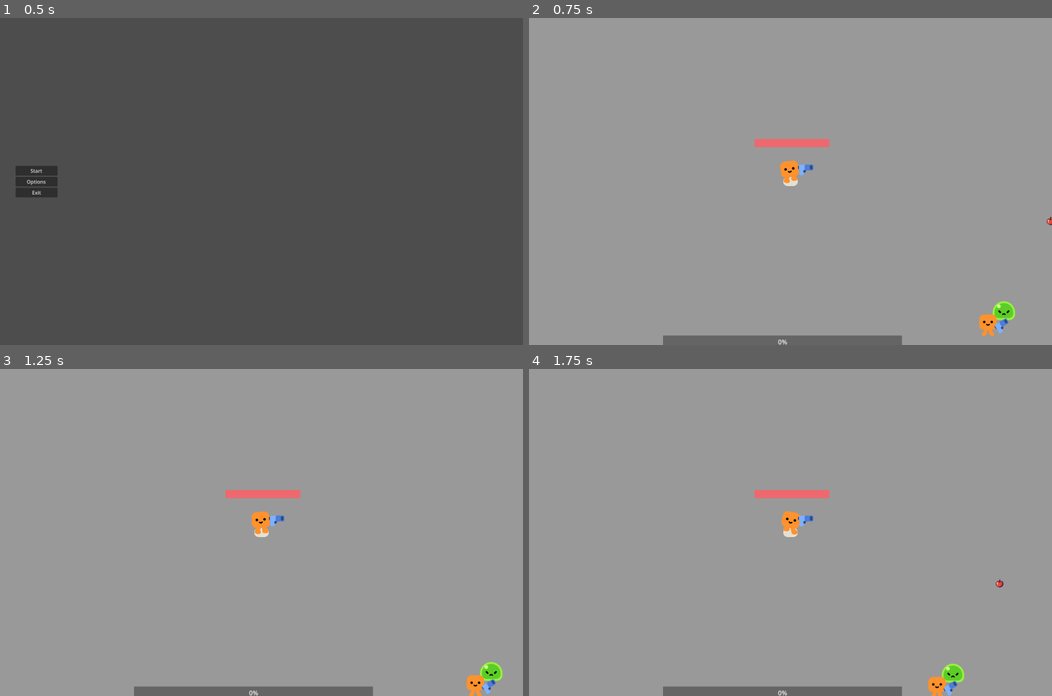
Above: before the commit, frames 1-4 (two rows, left to right).
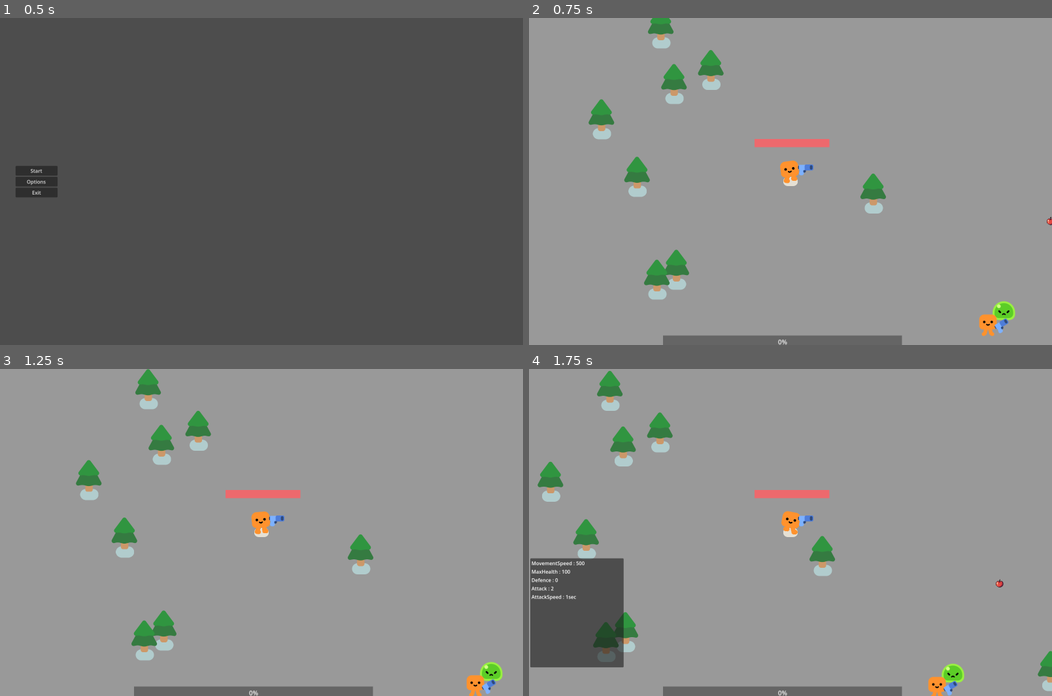
Above: after the commit, the same moments.

Repository: Kuui22/Godot_test
Game: Godot game, scene res://menus/mainmenu.tscn
Same seed, same stepped clock (60 frames per second), same inputs: the game is played once before the commit and once after it.
Inputs (mouse positions are in pixels of both pictures, inside the frame that each line leads up to):
- Up to frame 1 (0.5 s): no input
- Up to frame 2 (0.75 s): click "Start" at 0.5 s
- Up to frame 3 (1.25 s): no input
- Up to frame 4 (1.75 s): move the mouse to (905, 516) at 1.27 s; hold D (move_right) from 1.28 s (still down); tap C (characterstats) at 1.35 s; click (905, 516) at 1.42 s

Frame 1 is identical in both runs. In frame 2, 2.9% of the frame differs, in the area x 11-69%, y 0-87%; in frame 3, 3.0%; in frame 4, 8.5%, in the area x 0-100%, y 0-99%.
Error before the commit: Parse Error: Could not find base class "BTAction". (res://ai/tasks/random_position.gd:1)

Commit message:
dio merda
fanculo limbo ai

Diff:
--- /dev/null
+++ b/2d-project-start/ai/tasks/find_target.gd
@@ -0,0 +1,27 @@
+extends BTAction
+
+@export var group:StringName
+@export var target_var:StringName = &"target"
+
+#var target = get_player_node(group)
+
+
+
+func _tick(_delta):
+	'''
+	if group == "mobs":
+		target = get_enemy_node()
+	elif group == "player":
+		target = get_player_node()
+	'''
+
+	#blackboard.set_var(target_var, target)
+	return SUCCESS
+
+
+func get_player_node():
+	var nodes:Array[Node] = agent.get_tree().get_nodes_in_group(group)
+	return nodes[0]
+
+func get_enemy_node():
+	pass
--- a/2d-project-start/ai/trees/slime.tres
+++ b/2d-project-start/ai/trees/slime.tres
@@ -1,12 +1,19 @@
-[gd_resource type="BehaviorTree" load_steps=10 format=3 uid="uid://c6lrg7ysnldsd"]
+[gd_resource type="BehaviorTree" load_steps=14 format=3 uid="uid://c6lrg7ysnldsd"]
 
 [ext_resource type="Script" path="res://ai/tasks/random_position.gd" id="1_pwej3"]
 [ext_resource type="Script" path="res://ai/tasks/move_to_position.gd" id="2_k3kri"]
 
 [sub_resource type="BlackboardPlan" id="BlackboardPlan_x3i2o"]
 
-[sub_resource type="BTConsolePrint" id="BTConsolePrint_nhwne"]
-text = "RandomMoveSequence"
+[sub_resource type="BBVariant" id="BBVariant_uiujy"]
+type = 1
+saved_value = false
+resource_name = "false"
+
+[sub_resource type="BTCheckAgentProperty" id="BTCheckAgentProperty_t2wi7"]
+property = &"has_target"
+check_type = 2
+value = SubResource("BBVariant_uiujy")
 
 [sub_resource type="BTAction" id="BTAction_nh40a"]
 script = ExtResource("1_pwej3")
@@ -21,13 +28,24 @@
 tolerance = 10.0
 
 [sub_resource type="BTRandomWait" id="BTRandomWait_37c5b"]
+max_duration = 3.0
+
+[sub_resource type="BTSequence" id="BTSequence_wjit8"]
+custom_name = "Idle sequence"
+children = [SubResource("BTRandomWait_37c5b")]
 
 [sub_resource type="BTSequence" id="BTSequence_wcaji"]
 custom_name = "RandomMoveSequence"
-children = [SubResource("BTConsolePrint_nhwne"), SubResource("BTAction_nh40a"), SubResource("BTAction_gc10g"), SubResource("BTRandomWait_37c5b")]
+children = [SubResource("BTCheckAgentProperty_t2wi7"), SubResource("BTAction_nh40a"), SubResource("BTAction_gc10g"), SubResource("BTSequence_wjit8")]
+
+[sub_resource type="BTSequence" id="BTSequence_effsn"]
+custom_name = "MoveToEnemy"
+
+[sub_resource type="BTConsolePrint" id="BTConsolePrint_niuhv"]
+text = "dio cane"
 
 [sub_resource type="BTSelector" id="BTSelector_3i3vf"]
-children = [SubResource("BTSequence_wcaji")]
+children = [SubResource("BTSequence_wcaji"), SubResource("BTSequence_effsn"), SubResource("BTConsolePrint_niuhv")]
 
 [resource]
 blackboard_plan = SubResource("BlackboardPlan_x3i2o")
--- a/2d-project-start/mobs/slime.gd
+++ b/2d-project-start/mobs/slime.gd
@@ -1,24 +1,39 @@
 extends CharacterBody2D
 #@export var slime:Node2D
-var health:int = 3
-var experience:int = 10
+
+#signals
+
 signal dead(data:String,experience:int,scene)
 
+#onready and consts
 @onready var player = get_node("/root/Game/Player")
+#get_tree().get_nodes_in_group("player")
 @onready var Slime = %Slime
-@export var DAMAGE:float = 5.0
-#@export var drops:inv_item
-
 const PICKUP_SCENE = preload("res://items/pickup.tscn")
 const SMOKE_SCENE = preload("res://smoke_explosion/smoke_explosion.tscn")
 const mob_name:String = "Slime"
+const SPEED:float = 300
+
+#stats
+
+var health:int = 3
+var experience:int = 10
+@export var DAMAGE:float = 5.0
+
+#loot
+var loot_table
+
+#status
+
+var target
+@export var has_target:bool = false
+var status = "RUNNING"
+var current_idle_target_position:Vector2 = update_random_position()
+@export var min_range:float = 400.0
+@export var max_range:float = 1000.0
 
 
-var loot_table
 
-var target
-const SPEED:float = 300
-const SPEEDFACTOR:float = 50
 
 func movetotarget(targ,speed):
 	var direction = global_position.direction_to(targ.global_position)
@@ -37,7 +52,11 @@
 	if(target):
 		movetotarget(target,SPEED)
 	else:
-		pass
+		if(status == "RUNNING"):
+			status_check()
+		else:
+			current_idle_target_position = update_random_position()
+			status = "RUNNING"
 	move_and_slide()
 
 #getting hit
@@ -78,3 +97,25 @@
 			drop = ItemDB.get_item(int(i[0]))
 			return drop
 	return drop
+
+
+@export var speed:float = 300.0
+@export var tolerance:float = 10.0
+
+func status_check():
+	var target_pos:Vector2 = current_idle_target_position
+	var distance:float = global_position.distance_to(target_pos)
+
+	if distance < tolerance:
+		move(target_pos,0)
+		status = "FINISHED"
+		print("FINISHED")
+
+	else:
+		move(target_pos,speed)
+		status = "RUNNING"
+
+func update_random_position():
+	var movement_vector:Vector2 = Vector2(randf_range(-min_range, max_range), randf_range(-min_range, max_range))
+	var final_position:Vector2 = global_position + movement_vector
+	return final_position
--- a/2d-project-start/mobs/slime.tscn
+++ b/2d-project-start/mobs/slime.tscn
@@ -1,16 +1,13 @@
-[gd_scene load_steps=7 format=3 uid="uid://cao6h8v5qixt"]
+[gd_scene load_steps=5 format=3 uid="uid://cao6h8v5qixt"]
 
 [ext_resource type="PackedScene" uid="uid://ogik4s70pgwl" path="res://characters/slime/slime.tscn" id="1_bje57"]
 [ext_resource type="Script" path="res://mobs/slime.gd" id="1_usg45"]
-[ext_resource type="BehaviorTree" uid="uid://c6lrg7ysnldsd" path="res://ai/trees/slime.tres" id="3_1lrle"]
 [ext_resource type="Texture2D" uid="uid://lw0484qojrh3" path="res://art/exclamationmark.png" id="3_pm11y"]
 
 [sub_resource type="CircleShape2D" id="CircleShape2D_ci57i"]
 radius = 50.0204
 
-[sub_resource type="BlackboardPlan" id="BlackboardPlan_xni05"]
-
-[node name="Slime" type="CharacterBody2D"]
+[node name="Slime" type="CharacterBody2D" groups=["mobs"]]
 collision_layer = 2
 collision_mask = 3
 motion_mode = 1
@@ -25,10 +22,6 @@
 scale = Vector2(0.7, 0.7)
 shape = SubResource("CircleShape2D_ci57i")
 
-[node name="BTPlayer" type="BTPlayer" parent="."]
-behavior_tree = ExtResource("3_1lrle")
-blackboard_plan = SubResource("BlackboardPlan_xni05")
-
 [node name="WarningSprite" type="Sprite2D" parent="."]
 visible = false
 position = Vector2(30, -83)
--- a/2d-project-start/player.tscn
+++ b/2d-project-start/player.tscn
@@ -19,7 +19,7 @@
 [sub_resource type="CircleShape2D" id="CircleShape2D_7b4or"]
 radius = 148.165
 
-[node name="Player" type="CharacterBody2D" node_paths=PackedStringArray("happy_boo", "weapon")]
+[node name="Player" type="CharacterBody2D" node_paths=PackedStringArray("happy_boo", "weapon") groups=["player"]]
 motion_mode = 1
 script = ExtResource("1_pg2w0")
 happy_boo = NodePath("HappyBoo")
